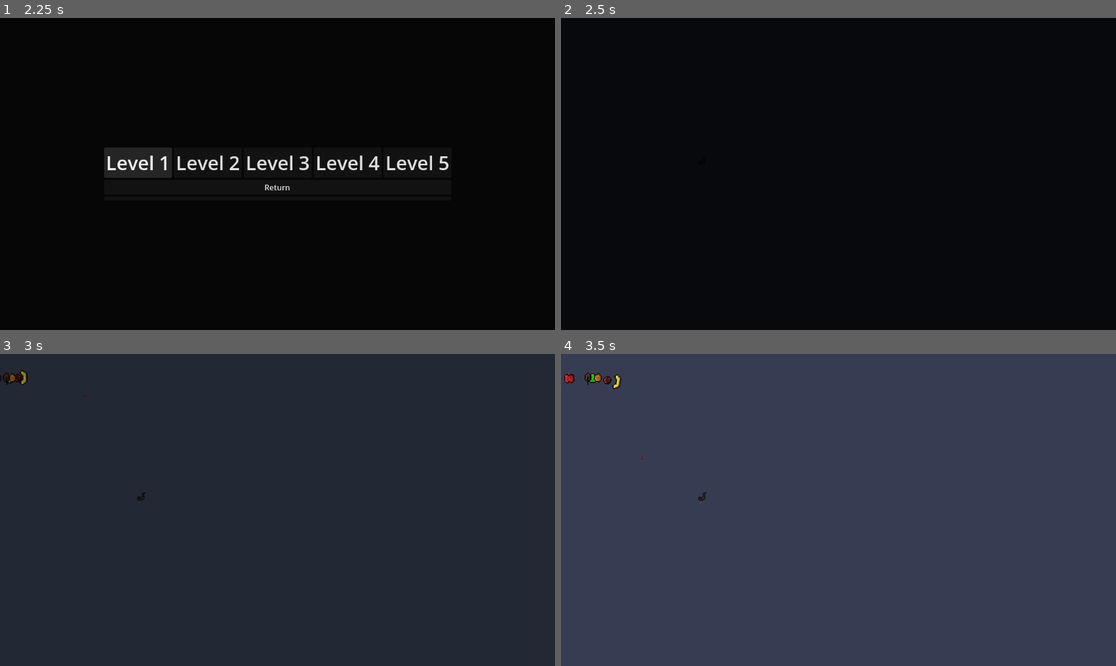
Above: before the commit, frames 1-4 (two rows, left to right).
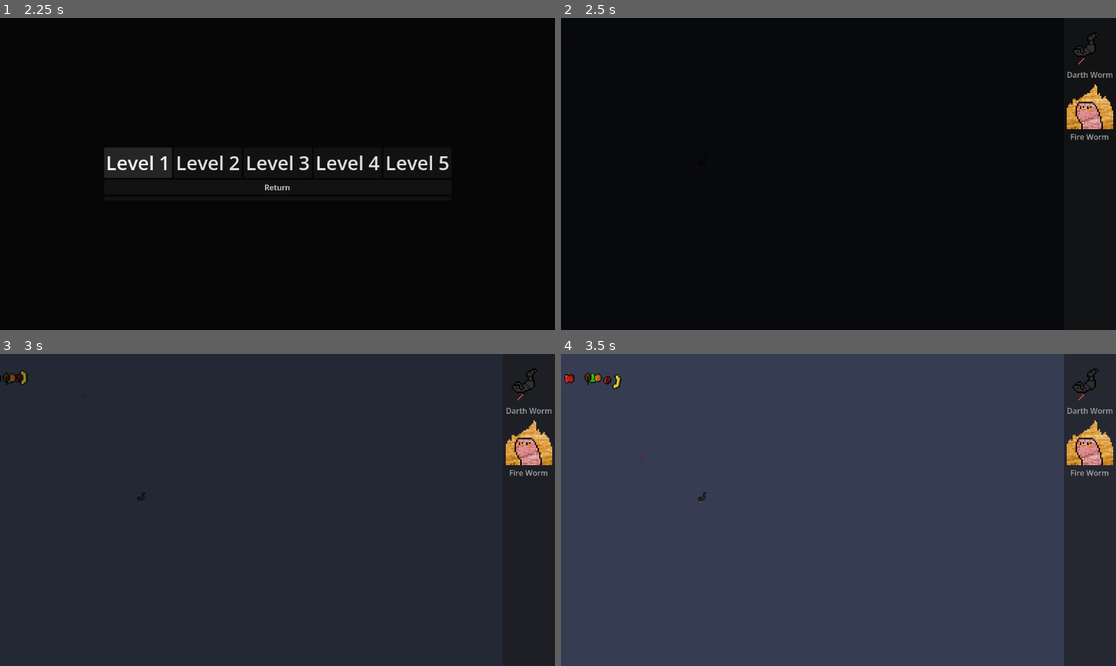
Above: after the commit, the same moments.

Repository: ecclepe-droid/compost-defender
Game: Godot game, scene res://Scenes/start_screen.tscn
The game is run twice, just before and just after one commit, with the same random seed, the same clock (stepped at 60 frames per second) and the same inputs. The engine's default icon, where the game draws it, is replaced by a stand-in: a white triangle on a blue panel in a dark square.
Inputs:
- Up to frame 1 (2.25 s): click "Play Game" at 0.5 s; click "Level 1" at 1.25 s; click "Level 1" at 2 s
- Up to frame 2 (2.5 s): no input
- Up to frame 3 (3 s): no input
- Up to frame 4 (3.5 s): no input

Frame 1 is identical in both runs. In frame 2, 1.1% of the frame differs, in the area x 91-100%, y 5-40%; in frame 3, 1.1%; in frame 4, 9.3%, in the area x 90-100%, y 0-100%.
Error in both runs: Cannot call method 'change_scene_to_packed' on a null value. (res://Scripts/level_select_screen.gd:17)

Commit message:
Worm Placing In Progress

Diff:
--- a/compost-defender/Scenes/level_1.tscn
+++ b/compost-defender/Scenes/level_1.tscn
@@ -10,7 +10,7 @@
 [ext_resource type="PackedScene" uid="uid://dsf6n5bhf45lr" path="res://Scenes/Enemies/banana.tscn" id="8_6r07y"]
 [ext_resource type="PackedScene" uid="uid://cokkh6i15lofd" path="res://Scenes/Enemies/pomagranite.tscn" id="10_oovug"]
 [ext_resource type="PackedScene" uid="uid://dp3mdbcka8adl" path="res://Scenes/Enemies/orange.tscn" id="12_8yhm2"]
-[ext_resource type="PackedScene" uid="uid://cupv03t4evic4" path="res://Scenes/tower_ui.tscn" id="12_uy8f0"]
+[ext_resource type="PackedScene" uid="uid://cupv03t4evic4" path="res://Scenes/worm_select_ui.tscn" id="12_uy8f0"]
 [ext_resource type="PackedScene" uid="uid://c8i27y1vpy8i6" path="res://Scenes/Enemies/leaf.tscn" id="13_pjppf"]
 
 [sub_resource type="Curve2D" id="Curve2D_8ffim"]
@@ -116,4 +116,8 @@
 energy = 0.0
 blend_mode = 1
 
-[node name="TowerUI" parent="." unique_id=1566003896 instance=ExtResource("12_uy8f0")]
+[node name="CanvasLayer" type="CanvasLayer" parent="." unique_id=1575172489]
+
+[node name="WormSelectUI" parent="CanvasLayer" unique_id=1566003896 instance=ExtResource("12_uy8f0")]
+
+[connection signal="worm_selected" from="CanvasLayer/WormSelectUI" to="." method="_on_worm_select_ui_worm_selected"]
--- a/compost-defender/Scenes/tower_ui.tscn
+++ /dev/null
@@ -1,32 +0,0 @@
-[gd_scene format=3 uid="uid://cupv03t4evic4"]
-
-[ext_resource type="Texture2D" uid="uid://f0lenvmgjjtv" path="res://Sprites/weerm(3).png" id="1_mb7c0"]
-
-[node name="TowerUI" type="Control" unique_id=1566003896]
-layout_mode = 3
-anchors_preset = 15
-anchor_right = 1.0
-anchor_bottom = 1.0
-grow_horizontal = 2
-grow_vertical = 2
-size_flags_horizontal = 3
-size_flags_vertical = 3
-metadata/_edit_use_anchors_ = true
-
-[node name="VBoxContainer" type="VBoxContainer" parent="." unique_id=557206799]
-layout_mode = 1
-anchors_preset = -1
-anchor_left = 0.8
-anchor_right = 1.0
-anchor_bottom = 1.0
-grow_horizontal = 2
-grow_vertical = 2
-metadata/_edit_use_anchors_ = true
-
-[node name="ItemList" type="ItemList" parent="VBoxContainer" unique_id=717254525]
-layout_mode = 2
-size_flags_vertical = 3
-item_count = 1
-icon_mode = 0
-item_0/text = "Worm"
-item_0/icon = ExtResource("1_mb7c0")
--- /dev/null
+++ b/compost-defender/Scenes/worm_select_ui.tscn
@@ -0,0 +1,42 @@
+[gd_scene format=3 uid="uid://cupv03t4evic4"]
+
+[ext_resource type="Texture2D" uid="uid://dpuq0c6sm2glo" path="res://Sprites/Towers/download (7).png" id="1_d85gg"]
+[ext_resource type="Script" uid="uid://b6ku4jk3t4nnt" path="res://Scripts/worm_select_ui.gd" id="1_ug3km"]
+[ext_resource type="Texture2D" uid="uid://dv0bxy3xefpjd" path="res://Sprites/Towers/fire(13).png" id="2_iwru2"]
+
+[node name="WormSelectUI" type="Control" unique_id=1566003896]
+layout_mode = 3
+anchors_preset = 15
+anchor_right = 1.0
+anchor_bottom = 1.0
+grow_horizontal = 2
+grow_vertical = 2
+size_flags_horizontal = 3
+size_flags_vertical = 3
+script = ExtResource("1_ug3km")
+metadata/_edit_use_anchors_ = true
+
+[node name="VBoxContainer" type="VBoxContainer" parent="." unique_id=557206799]
+layout_mode = 1
+anchors_preset = -1
+anchor_left = 0.8
+anchor_right = 1.0
+anchor_bottom = 1.0
+grow_horizontal = 2
+grow_vertical = 2
+metadata/_edit_use_anchors_ = true
+
+[node name="ItemList" type="ItemList" parent="VBoxContainer" unique_id=717254525]
+layout_mode = 2
+size_flags_horizontal = 8
+size_flags_vertical = 3
+select_mode = 2
+auto_width = true
+item_count = 2
+icon_mode = 0
+item_0/text = "Darth Worm"
+item_0/icon = ExtResource("1_d85gg")
+item_1/text = "Fire Worm"
+item_1/icon = ExtResource("2_iwru2")
+
+[connection signal="item_activated" from="VBoxContainer/ItemList" to="." method="_on_item_list_item_activated"]
--- a/compost-defender/Scripts/level_1.gd
+++ b/compost-defender/Scripts/level_1.gd
@@ -7,3 +7,7 @@
 
 func fade_out():
 	$AnimationPlayer.play("Fade_out")
+
+
+func _on_worm_select_ui_worm_selected(worm: PackedScene) -> void:
+	add_child(worm.instantiate())
--- /dev/null
+++ b/compost-defender/Scripts/worm_select_ui.gd
@@ -0,0 +1,12 @@
+extends Control
+
+signal worm_selected(worm: PackedScene)
+
+
+func _on_item_list_item_activated(index: int) -> void:
+	var worm_name: String = $VBoxContainer/ItemList.get_item_text(index)
+	var worm_file_path = "res://Scenes/Towers/" + worm_name.to_snake_case() + ".tscn"
+	print(worm_file_path)
+	var worm_packed_scene = load(worm_file_path)
+
+	worm_selected.emit(worm_packed_scene)
Not shown, added: compost-defender/Scripts/worm_select_ui.gd.uid
